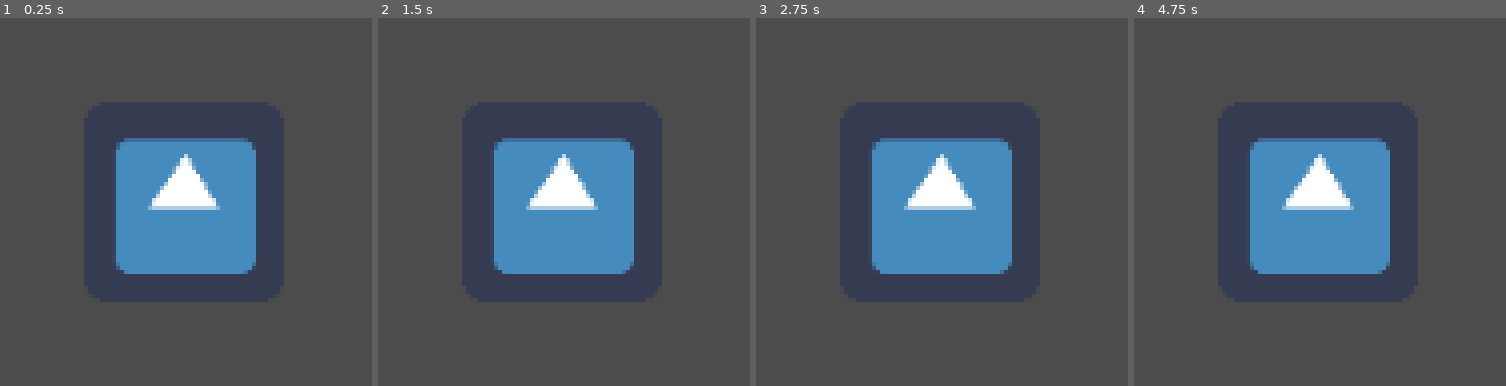
Above: before the commit, frames 1-4 (left to right).
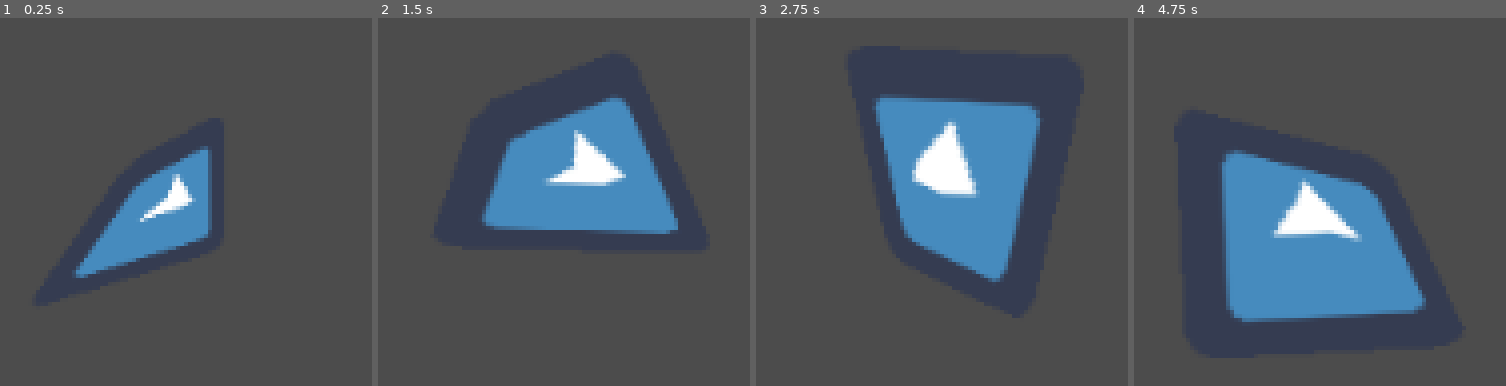
Above: after the commit, the same moments.

Repository: KennedyMungai/GodotShadersIntro
Game: Godot game, scene res://Scenes/DancingGobot.tscn
Same seed, same stepped clock (60 frames per second), same inputs: the game is played once before the commit and once after it. The project has no main scene, so this scene is started directly. The engine's default icon, where the game draws it, is replaced by a stand-in: a white triangle on a blue panel in a dark square.
Inputs:
- Up to frame 1 (0.25 s): no input
- Up to frame 2 (1.5 s): no input
- Up to frame 3 (2.75 s): no input
- Up to frame 4 (4.75 s): no input

The runs differ from the first frame. In frame 1, 11% of the frame differs, in the area x 19-69%, y 32-71%; in frame 2, 12%; in frame 3, 12%; in frame 4, 16%, in the area x 23-79%, y 32-83%.

Commit message:
Uncommented the time factor

Diff:
--- a/Shaders/DancingGobot.gdshader
+++ b/Shaders/DancingGobot.gdshader
@@ -7,6 +7,6 @@
 
 void vertex()
 {
-//	VERTEX.y += cos(TIME + VERTEX.y + VERTEX.x) * 20.0;
-//	VERTEX.x += sin(TIME + VERTEX.x + VERTEX.y) * 20.0;
+	VERTEX.y += cos(TIME + VERTEX.y + VERTEX.x) * 20.0;
+	VERTEX.x += sin(TIME + VERTEX.x + VERTEX.y) * 20.0;
 }
